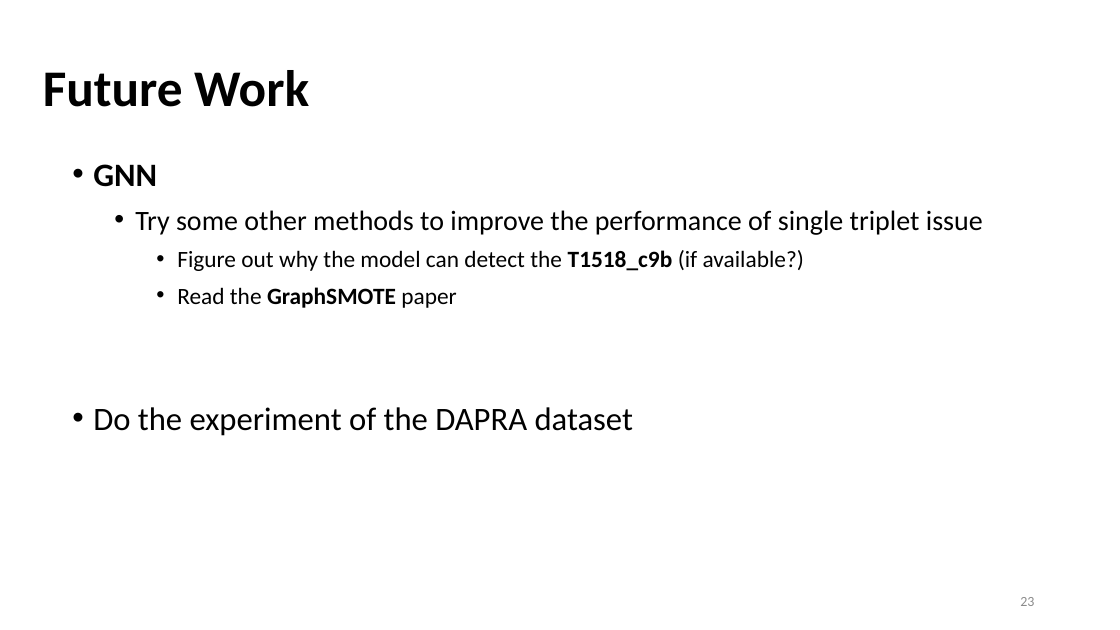
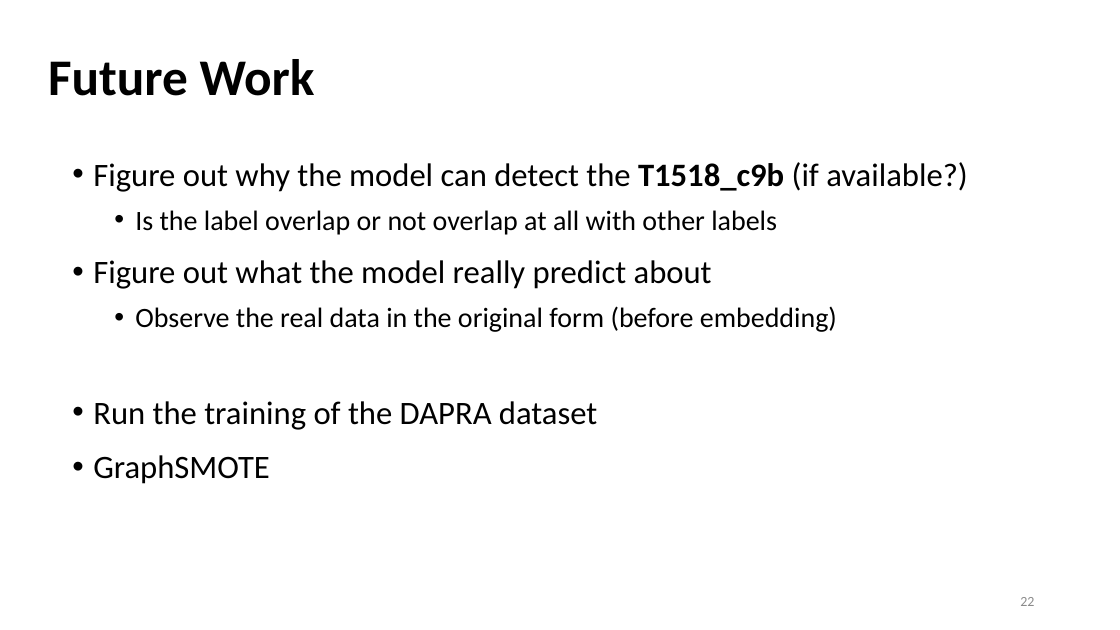
Before and after one commit to Bai1026/Intern-IIS, a slide deck: slide 22 of Meeting/Presentation_1201.pptx (slide 23 before the commit). Drawn at 1120x630 pixels with LibreOffice and Linux fonts; fonts in the diff are those of the drawing. Boxes give left, top, right and bottom in pixels: in the first picture for what was removed or moved away, otherwise in the second. Text is boxed around its words. In the diff, an @@ line names an element or a change of style, - is before the commit and + after.

Commit message:
update ppt

```diff
--- a/Meeting/Presentation_1201.pptx
+++ b/Meeting/Presentation_1201.pptx
@@ title "Future Work": place and size @@
-title "Future Work" at box(43, 70, 309, 107)
+title "Future Work" at box(48, 59, 315, 96)
@@ text at box(93, 164, 983, 235): paragraphs removed @@
-• GNN
-  • Try some other methods to improve the performance of single triplet issue
@@ text at box(93, 162, 967, 192): size 20 to 28 pt in "Figure out why the model can detect ..."; list level 3 to 1 in "Figure out why the model ..." @@
@@ text at box(93, 210, 837, 484): text changed; size 28 to 24 pt @@
-    • Read the GraphSMOTE paper
-• Do the experiment of the DAPRA dataset
+  • Is the label overlap or not overlap at all with other labels
+• Figure out what the model really predict about
+  • Observe the real data in the original form (before embedding)
+• Run the training of the DAPRA dataset
+• GraphSMOTE
```
Also in this commit, not shown: 2 other slides changed, 4 slides added, 2 slides removed, 56 other files.
